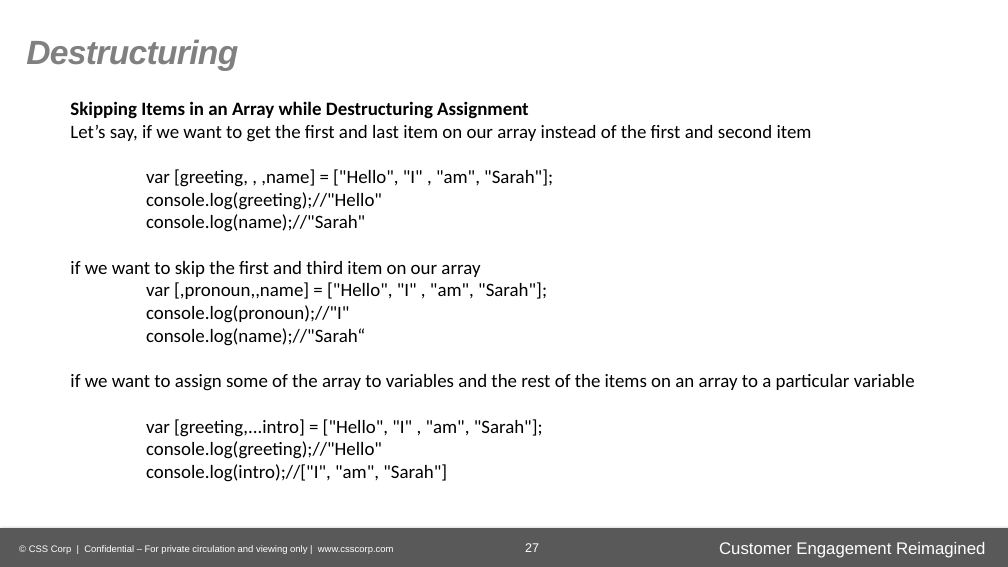
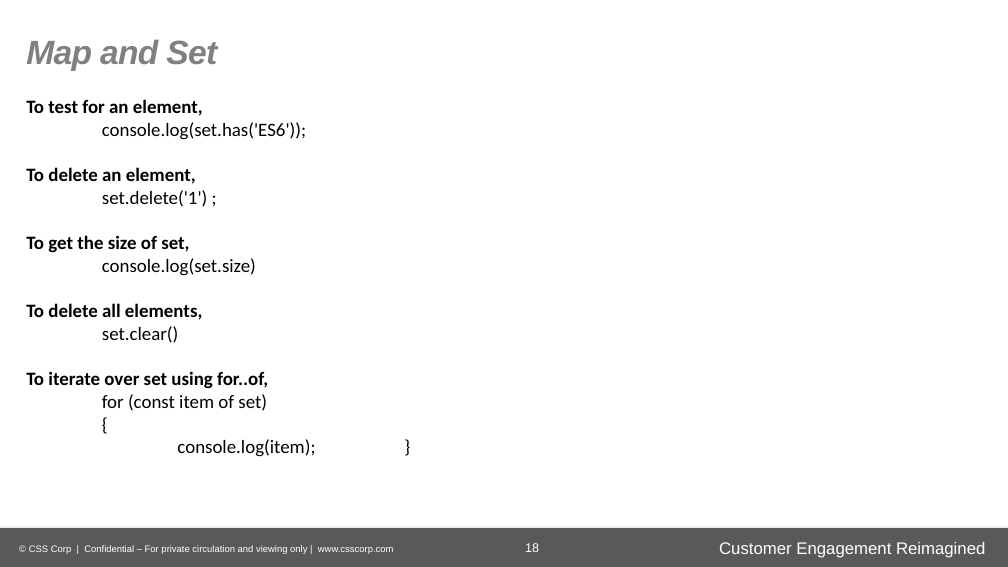
Before and after one commit to gurudevraj/asEmployee, a slide deck: slide 18 of ECMAScript 6-P.pptx (slide 27 before the commit). Drawn at 1008x567 pixels with LibreOffice and Linux fonts; fonts in the diff are those of the drawing; background and template pictures are left out. Boxes give left, top, right and bottom in pixels: in the first picture for what was removed or moved away, otherwise in the second. Text is boxed around its words. In the diff, an @@ line names an element or a change of style, - is before the commit and + after.

```diff
--- a/ECMAScript 6-P.pptx
+++ b/ECMAScript 6-P.pptx
@@ text at [26, 39, 217, 71]: text changed @@
-Destructuring
+Map and Set
@@ text at [26, 99, 315, 457]: text changed @@
-Skipping Items in an Array while Destructuring Assignment
-Let’s say, if we want to get the first and last item on our array instead of the first and second item
-var [greeting, , ,name] = ["Hello", "I" , "am", "Sarah"];
-console.log(greeting);//"Hello"
-console.log(name);//"Sarah"
-if we want to skip the first and third item on our array
-var [,pronoun,,name] = ["Hello", "I" , "am", "Sarah"];
-console.log(pronoun);//"I"
-console.log(name);//"Sarah“
-if we want to assign some of the array to variables and the rest of the items on an array to a particular variable
-var [greeting,...intro] = ["Hello", "I" , "am", "Sarah"];
-console.log(greeting);//"Hello"
-console.log(intro);//["I", "am", "Sarah"]
+To test for an element,
+console.log(set.has('ES6'));
+To delete an element,
+set.delete('1') ;
+To get the size of set,
+console.log(set.size)
+To delete all elements,
+set.clear()
+To iterate over set using for..of,
+for (const item of set)
+{
+console.log(item); }
@@ page number at [525, 543, 539, 552]: text changed @@
-27
+18
```
Also in this commit, not shown: 14 other slides changed, 9 slides added, 24 slides removed, 3 other files.
